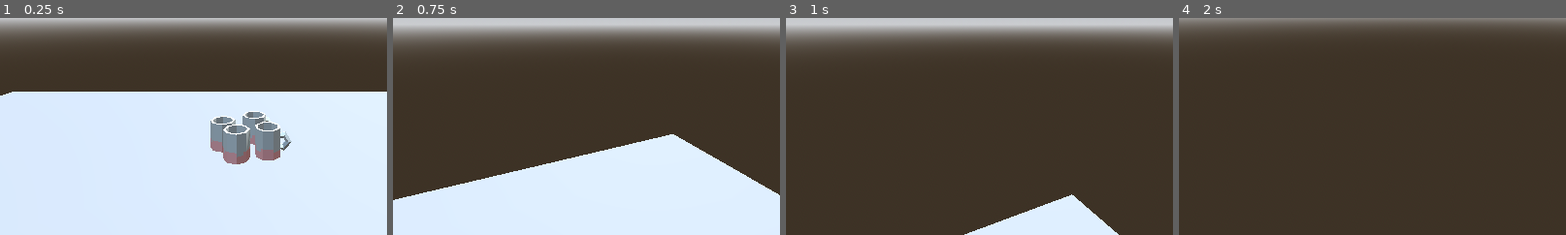
Above: before the commit, frames 1-4 (left to right).
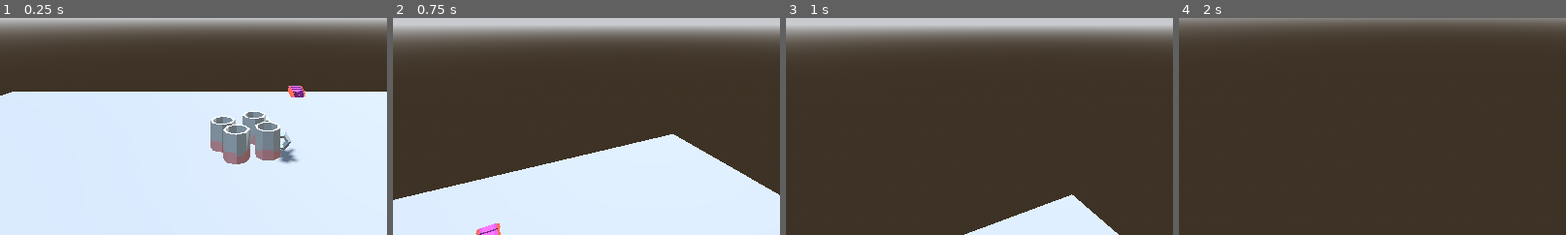
Above: after the commit, the same moments.

Repository: DEVUCP/The-Penguinn
Game: Godot game, scene res://src/test_scene.tscn
Same seed, same stepped clock (60 frames per second), same inputs: the game is played once before the commit and once after it.
Inputs (mouse positions are % of the whole screen's width and height, from its top left):
- Up to frame 1 (0.25 s): no input
- Up to frame 2 (0.75 s): tap Enter (ui_accept) at 0.5 s; move the mouse to (55, 50) at 0.52 s; press the mouse at (55, 50) at 0.53 s; hold Up (ui_up) from 0.53 s (still down)
- Up to frame 3 (1 s): keep holding Up (ui_up); tap Enter (ui_accept) at 0.77 s; tap E (interact) at 0.8 s
- Up to frame 4 (2 s): keep holding Up (ui_up); move the mouse to (45, 50) at 1.27 s; release the mouse at (45, 50) at 1.28 s; tap E (interact) at 1.35 s; tap Enter (ui_accept) at 1.52 s; click (45, 50) at 1.55 s
The pictures show only the part of the screen within x 17-67%, y 50-100%; the shares and areas given below are measured in that part.

The runs differ from the first frame. In frame 1, 0.5% of the frame differs, in the area x 71-79%, y 31-67%; in frame 2, 0.3%; in frame 3, nothing differs; in frame 4, nothing differs.

Commit message:
feat: Add choco_dispenser and add ingredient to mug

Diff:
--- /dev/null
+++ b/src/choco_dispenser.tscn
@@ -0,0 +1,92 @@
+[gd_scene format=3 uid="uid://commrff3x1g5"]
+
+[ext_resource type="Script" uid="uid://clqcm3refamx5" path="res://src/choco_dispenser.tscn.gd" id="1_8yt81"]
+[ext_resource type="PackedScene" uid="uid://2wicmm4aojh8" path="res://assets/models/chocolate_bar.gltf" id="2_8yt81"]
+
+[sub_resource type="CapsuleShape3D" id="CapsuleShape3D_uwrys"]
+radius = 0.83740234
+height = 1.6748047
+
+[node name="ChocoDispenser" type="Node3D" unique_id=1382118397]
+transform = Transform3D(0.4, 0, 0, 0, 0.4, 0, 0, 0, 0.4, 0, 0, 0)
+script = ExtResource("1_8yt81")
+
+[node name="InteractArea" type="Area3D" parent="." unique_id=603900755]
+collision_layer = 2
+
+[node name="CollisionShape3D" type="CollisionShape3D" parent="InteractArea" unique_id=1543878000]
+transform = Transform3D(1, 0, 0, 0, 1, 0, 0, 0, 1, 0, 0.30444336, 0)
+shape = SubResource("CapsuleShape3D_uwrys")
+
+[node name="bars" type="Node3D" parent="." unique_id=1735973117]
+
+[node name="blockbench_export5" parent="bars" unique_id=2099266233 instance=ExtResource("2_8yt81")]
+transform = Transform3D(1, 0, 0, 0, 1, 0, 0, 0, 1, 0, 0.09930167, 0)
+
+[node name="blockbench_export6" parent="bars" unique_id=1127997261 instance=ExtResource("2_8yt81")]
+transform = Transform3D(0.9659258, 0, -0.25881904, 0, 1, 0, 0.25881904, 0, 0.9659258, 0, 0.12475211, 0)
+
+[node name="blockbench_export7" parent="bars" unique_id=295997748 instance=ExtResource("2_8yt81")]
+transform = Transform3D(0.9659258, 0, 0.25881907, 0, 1, 0, -0.25881907, 0, 0.9659258, 0, 0.14987901, 0)
+
+[node name="blockbench_export8" parent="bars" unique_id=1337668873 instance=ExtResource("2_8yt81")]
+transform = Transform3D(0.9999999, 0, 1.8626451e-08, 0, 1, 0, -1.8626451e-08, 0, 0.9999999, 0, 0.17275164, 0)
+
+[node name="blockbench_export" parent="bars" unique_id=1912083881 instance=ExtResource("2_8yt81")]
+
+[node name="blockbench_export2" parent="bars" unique_id=1950289122 instance=ExtResource("2_8yt81")]
+transform = Transform3D(0.9659258, 0, -0.25881904, 0, 1, 0, 0.25881904, 0, 0.9659258, 0, 0.025450438, 0)
+
+[node name="blockbench_export3" parent="bars" unique_id=1222698834 instance=ExtResource("2_8yt81")]
+transform = Transform3D(0.9659258, 0, 0.25881907, 0, 1, 0, -0.25881907, 0, 0.9659258, 0, 0.050577354, 0)
+
+[node name="blockbench_export4" parent="bars" unique_id=298381457 instance=ExtResource("2_8yt81")]
+transform = Transform3D(0.9999999, 0, 1.8626451e-08, 0, 1, 0, -1.8626451e-08, 0, 0.9999999, 0, 0.073449984, 0)
+
+[node name="blockbench_export9" parent="bars" unique_id=1620573979 instance=ExtResource("2_8yt81")]
+transform = Transform3D(1, 0, 0, 0, 1, 0, 0, 0, 1, 0, 0.09930167, -0.25)
+
+[node name="blockbench_export10" parent="bars" unique_id=740151387 instance=ExtResource("2_8yt81")]
+transform = Transform3D(0.9659258, 0, -0.25881904, 0, 1, 0, 0.25881904, 0, 0.9659258, 0, 0.12475211, -0.25)
+
+[node name="blockbench_export11" parent="bars" unique_id=1189902862 instance=ExtResource("2_8yt81")]
+transform = Transform3D(0.9659258, 0, 0.25881907, 0, 1, 0, -0.25881907, 0, 0.9659258, 0, 0.14987901, -0.25)
+
+[node name="blockbench_export12" parent="bars" unique_id=2016998223 instance=ExtResource("2_8yt81")]
+transform = Transform3D(0.9999999, 0, 1.8626451e-08, 0, 1, 0, -1.8626451e-08, 0, 0.9999999, 0, 0.17275164, -0.25)
+
+[node name="blockbench_export13" parent="bars" unique_id=1292996010 instance=ExtResource("2_8yt81")]
+transform = Transform3D(1, 0, 0, 0, 1, 0, 0, 0, 1, 0, 0, -0.25)
+
+[node name="blockbench_export14" parent="bars" unique_id=121857267 instance=ExtResource("2_8yt81")]
+transform = Transform3D(0.9659258, 0, -0.25881904, 0, 1, 0, 0.25881904, 0, 0.9659258, 0, 0.025450438, -0.25)
+
+[node name="blockbench_export15" parent="bars" unique_id=214680078 instance=ExtResource("2_8yt81")]
+transform = Transform3D(0.9659258, 0, 0.25881907, 0, 1, 0, -0.25881907, 0, 0.9659258, 0, 0.050577354, -0.25)
+
+[node name="blockbench_export16" parent="bars" unique_id=178002150 instance=ExtResource("2_8yt81")]
+transform = Transform3D(0.9999999, 0, 1.8626451e-08, 0, 1, 0, -1.8626451e-08, 0, 0.9999999, 0, 0.073449984, -0.25)
+
+[node name="blockbench_export17" parent="bars" unique_id=1815211120 instance=ExtResource("2_8yt81")]
+transform = Transform3D(0.9659258, 0, 0.25881904, 0, 1, 0, -0.25881904, 0, 0.9659258, 0, 0.09930167, 0.28334183)
+
+[node name="blockbench_export18" parent="bars" unique_id=1050164596 instance=ExtResource("2_8yt81")]
+transform = Transform3D(1, 0, -1.8626451e-08, 0, 1, 0, 1.8626451e-08, 0, 1, 0, 0.12475211, 0.28334183)
+
+[node name="blockbench_export19" parent="bars" unique_id=571739234 instance=ExtResource("2_8yt81")]
+transform = Transform3D(0.8660253, 0, 0.49999997, 0, 1, 0, -0.49999997, 0, 0.8660253, 0, 0.14987901, 0.28334183)
+
+[node name="blockbench_export20" parent="bars" unique_id=380118663 instance=ExtResource("2_8yt81")]
+transform = Transform3D(0.9659257, 0, 0.25881904, 0, 1, 0, -0.25881904, 0, 0.9659257, 0, 0.17275164, 0.28334183)
+
+[node name="blockbench_export21" parent="bars" unique_id=1040192762 instance=ExtResource("2_8yt81")]
+transform = Transform3D(0.9659258, 0, 0.25881904, 0, 1, 0, -0.25881904, 0, 0.9659258, 0, 0, 0.28334183)
+
+[node name="blockbench_export22" parent="bars" unique_id=1289979837 instance=ExtResource("2_8yt81")]
+transform = Transform3D(1, 0, -1.8626451e-08, 0, 1, 0, 1.8626451e-08, 0, 1, 0, 0.025450438, 0.28334183)
+
+[node name="blockbench_export23" parent="bars" unique_id=1321013383 instance=ExtResource("2_8yt81")]
+transform = Transform3D(0.8660253, 0, 0.49999997, 0, 1, 0, -0.49999997, 0, 0.8660253, 0, 0.050577354, 0.28334183)
+
+[node name="blockbench_export24" parent="bars" unique_id=376959183 instance=ExtResource("2_8yt81")]
+transform = Transform3D(0.9659257, 0, 0.25881904, 0, 1, 0, -0.25881904, 0, 0.9659257, 0, 0.073449984, 0.28334183)
--- /dev/null
+++ b/src/choco_dispenser.tscn.gd
@@ -0,0 +1,9 @@
+extends Node3D
+
+var ingredient = "CHOCO"
+
+func get_ingredient() -> String:
+	return ingredient
+
+func get_interactable() -> bool:
+	return true
--- a/src/mug.gd
+++ b/src/mug.gd
@@ -17,7 +17,7 @@
 
 func add_ingredient(ingredient : String) -> void:
 	match ingredient:
-		"choco":
+		"CHOCO":
 			attempt_add_choco()
 		"MILK_COLD":
 			attempt_add_milk("cold")
--- a/src/player_controller.gd
+++ b/src/player_controller.gd
@@ -106,10 +106,8 @@
 
 	if player_interactable_object.has_method("give_new_mug") and !has_mug:
 		pickup_mug(player_interactable_object)
-	elif has_mug:
-		return
-	elif !player_interactable_object.has_method("discard_self") and has_mug:
-		add_ingredient_to_mug(player_interactable_object)
+	elif player_interactable_object.has_method("get_ingredient") and has_mug:
+		add_ingredient_to_mug(player_interactable_object.get_ingredient())
 	else:
 		return
 	#player_interactable_object.call_deferred("interact", hook.claw, self)
@@ -136,7 +134,8 @@
 	mug.call_deferred("discard_self")
 
 func add_ingredient_to_mug(ingredient) -> void:
-	pass
+	var mug = mug_held.get_child(0)
+	mug.call_deferred("add_ingredient",ingredient)
 
 func shoot_mouse_ray() -> Dictionary:
 	var space_state = get_world_3d().direct_space_state
--- a/src/test_scene.tscn
+++ b/src/test_scene.tscn
@@ -2,6 +2,7 @@
 
 [ext_resource type="PackedScene" uid="uid://cbp1l7joajh4g" path="res://src/player_controller.tscn" id="1_sovdr"]
 [ext_resource type="PackedScene" uid="uid://6gij00pcgk2g" path="res://src/mug_dispenser.tscn" id="2_dmphg"]
+[ext_resource type="PackedScene" uid="uid://commrff3x1g5" path="res://src/choco_dispenser.tscn" id="3_l1obu"]
 
 [sub_resource type="ProceduralSkyMaterial" id="ProceduralSkyMaterial_sovdr"]
 sky_horizon_color = Color(0.66224277, 0.6717428, 0.6867428, 1)
@@ -44,3 +45,6 @@
 
 [node name="MugDispenser" parent="." unique_id=1382118397 instance=ExtResource("2_dmphg")]
 transform = Transform3D(0.4, 0, 0, 0, 0.4, 0, 0, 0, 0.4, 0, 1.2160295, -2.1617427)
+
+[node name="ChocoDispenser" parent="." unique_id=1014591783 instance=ExtResource("3_l1obu")]
+transform = Transform3D(0.4, 0, 0, 0, 0.4, 0, 0, 0, 0.4, 0.57170606, 1.1659882, -3.7921195)
Not shown, added: assets/models/chocolate_bar.gltf
Not shown, added: assets/models/chocolate_bar.gltf.import
Binary file added: assets/models/chocolate_bar_0.png
Not shown, added: assets/models/chocolate_bar_0.png.import
Not shown, added: src/choco_dispenser.tscn.gd.uid
